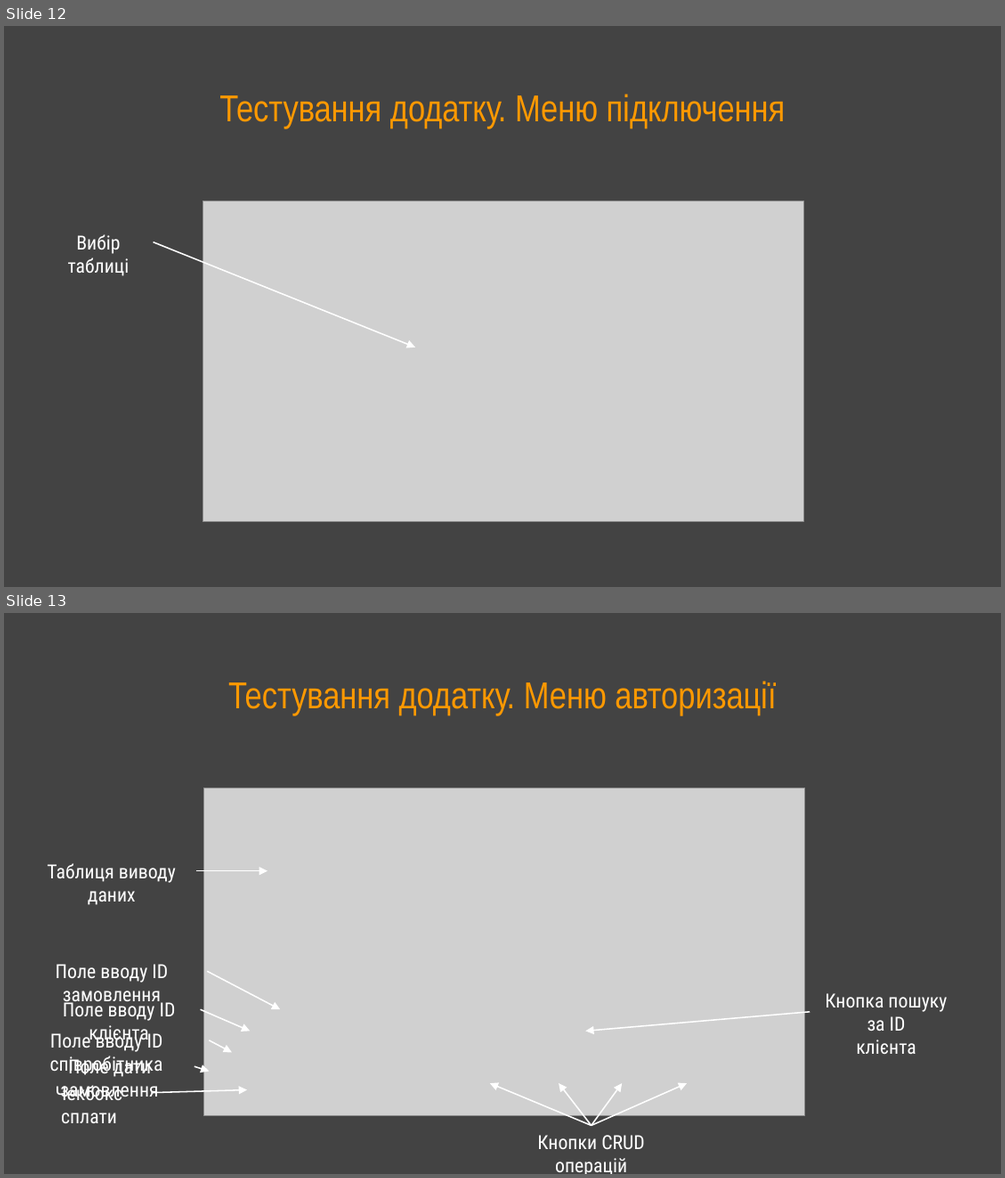
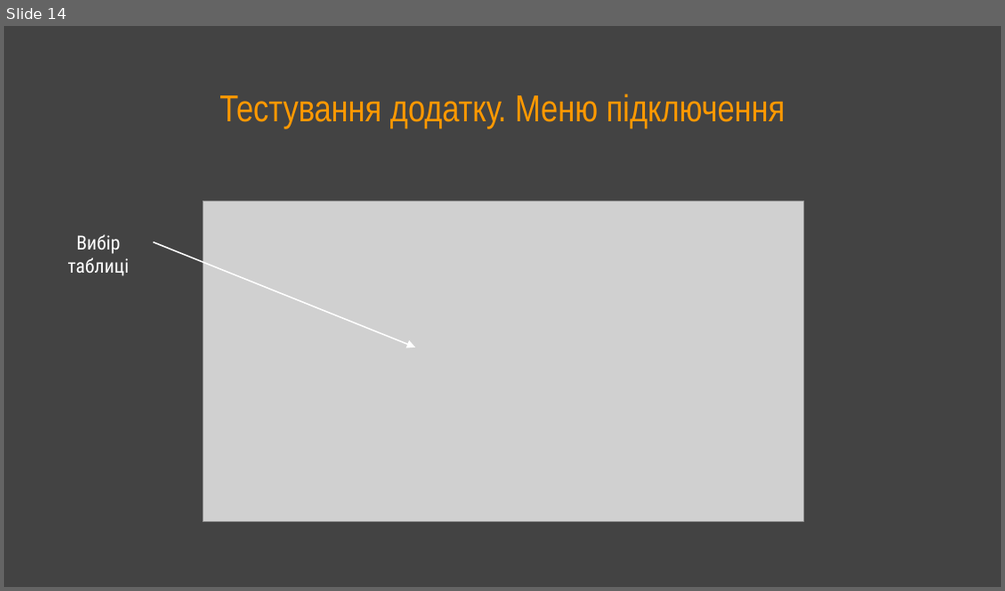
Before and after one commit to ihorpolynko/bicycle-repair-shop-polynko-kn-23-1, a slide deck: documentation/Презентація курсової роботи Полинько КН-23-1 2025.pptx. Shown one above the other, each under a label of ours: slides 12 and 13 before the commit, slide 14 after it. The pictures are 1005x1178 and 1005x591 pixels, drawn with LibreOffice and Linux fonts; fonts in the diff are those of the drawing; grey boxes stand for pictures. Boxes give left, top, right and bottom in pixels: in the first picture for what was removed or moved away, otherwise in the second. Text is boxed around its words. In the diff, an @@ line names an element or a change of style, - is before the commit and + after.

```diff
--- a/documentation/Презентація курсової роботи Полинько КН-23-1 2025.pptx
+++ b/documentation/Презентація курсової роботи Полинько КН-23-1 2025.pptx
@@ slide 13 removed at <box>4,613,1001,1174</box>, background #434343 @@
@@ title removed at <box>228,681,776,716</box> @@
-Тестування додатку. Меню авторизації
@@ picture removed at <box>204,787,805,1115</box> @@
@@ text removed at <box>47,863,176,905</box> @@
-Таблиця виводу даних
@@ arrow removed from (196, 871) to (267, 871) @@
@@ text removed at <box>56,964,168,1007</box> @@
-Поле вводу ID замовлення
@@ arrow removed from (207, 971) to (280, 1010) @@
@@ text removed at <box>63,998,176,1046</box> @@
-Поле вводу ID клієнта
@@ arrow removed from (201, 1010) to (251, 1030) @@
@@ arrow removed from (809, 1012) to (585, 1030) @@
@@ text removed at <box>825,993,947,1054</box> @@
-Кнопка пошуку за ID
-клієнта
@@ text removed at <box>50,1030,163,1077</box> @@
-Поле вводу ID співробітника
@@ arrow removed from (210, 1039) to (232, 1053) @@
@@ text removed at <box>60,1056,158,1100</box> @@
-Поле дати замовлення
@@ text removed at <box>56,1085,123,1123</box> @@
-Чекбокс сплати
@@ arrow removed from (152, 1093) to (247, 1089) @@
@@ arrow removed from (194, 1067) to (210, 1070) @@
@@ arrow removed from (591, 1126) to (489, 1084) @@
@@ arrow removed from (591, 1126) to (558, 1084) @@
@@ arrow removed from (591, 1126) to (622, 1084) @@
@@ arrow removed from (591, 1126) to (687, 1084) @@
@@ text removed at <box>537,1135,645,1174</box> @@
-Кнопки CRUD операцій
@@ what was slide 12 is now slide 14 @@
```
Also in this commit, not shown: 3 slides added, 1 other file.
